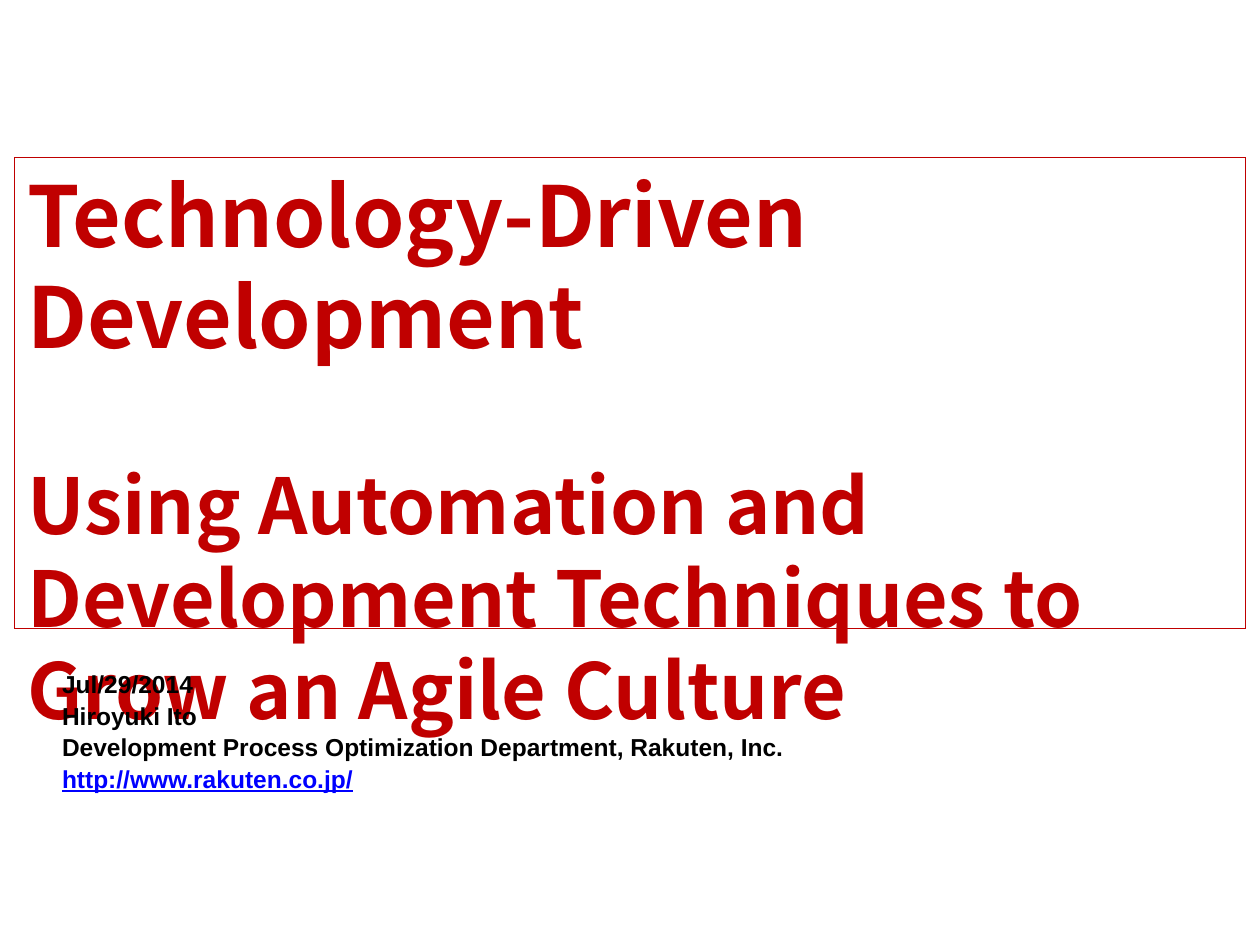
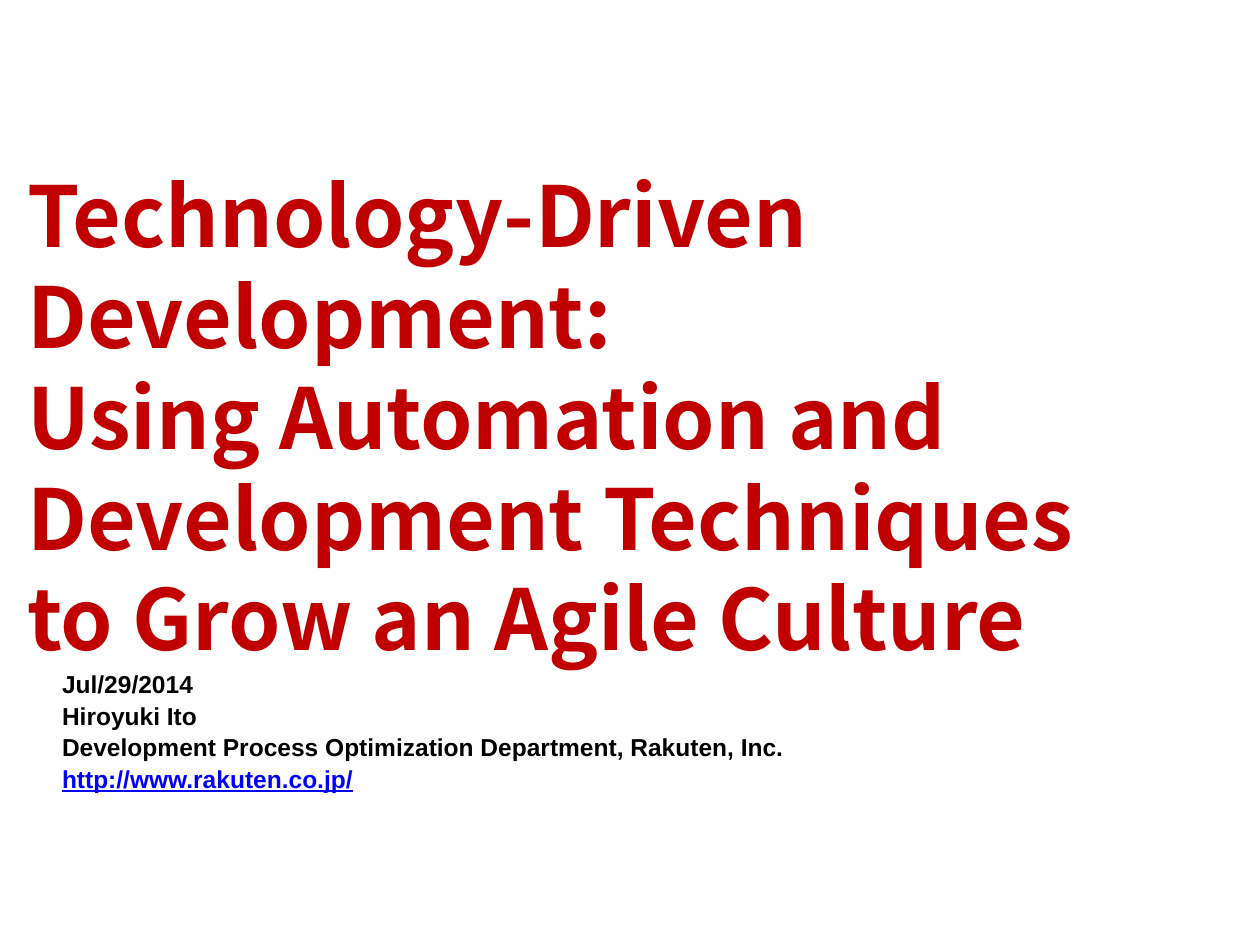
Before and after one commit to hageyahhoo/agile2014, a slide deck: slide 1 of presentations/TechnologyDrivenDevelopment.pptx. Drawn at 1260x945 pixels with LibreOffice and Linux fonts; fonts in the diff are those of the drawing; background and template pictures are left out. Boxes give left, top, right and bottom in pixels: in the first picture for what was removed or moved away, otherwise in the second. Text is boxed around its words. In the diff, an @@ line names an element or a change of style, - is before the commit and + after.

```diff
--- a/presentations/TechnologyDrivenDevelopment.pptx
+++ b/presentations/TechnologyDrivenDevelopment.pptx
@@ text "Technology-Driven Development:": place and size @@
-text "Technology-Driven Development:" at [15, 158, 1245, 629]
+text "Technology-Driven Development:" at [27, 179, 1073, 671]
@@ text "Technology-Driven Development:" at [27, 179, 1073, 671]: outline #BF0000 0.75 pt to none @@
@@ text at [27, 179, 1073, 671]: text changed; size 44 to 48 pt @@
-Technology-Driven Development
-Using Automation and Development Techniques to Grow an Agile Culture
+Technology-Driven Development:
+Using Automation and
+Development Techniques
+to Grow an Agile Culture
```
Also in this commit, not shown: 1 other slide changed, 6 slides added, 6 slides removed, 2 other files.
